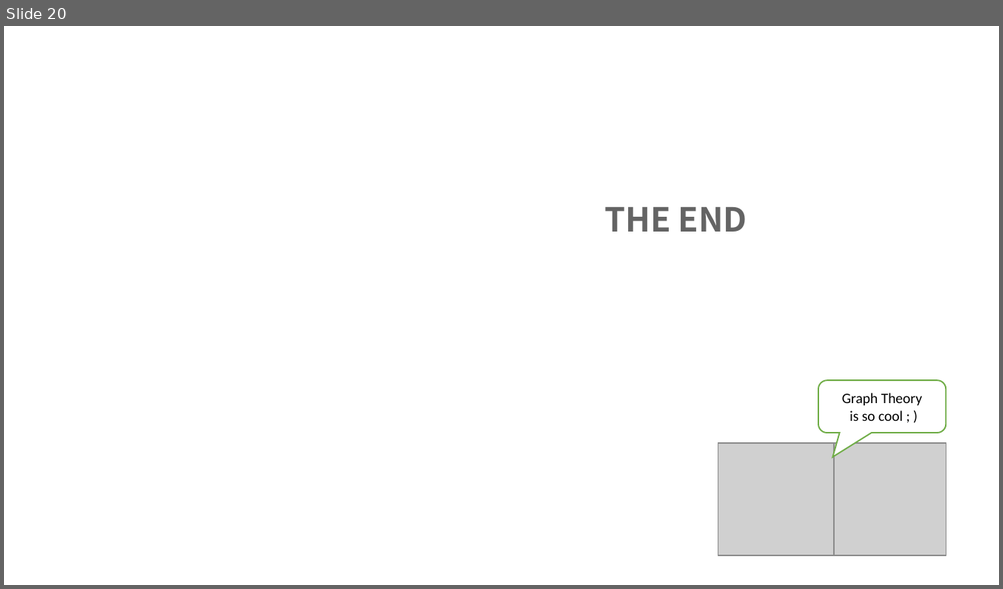
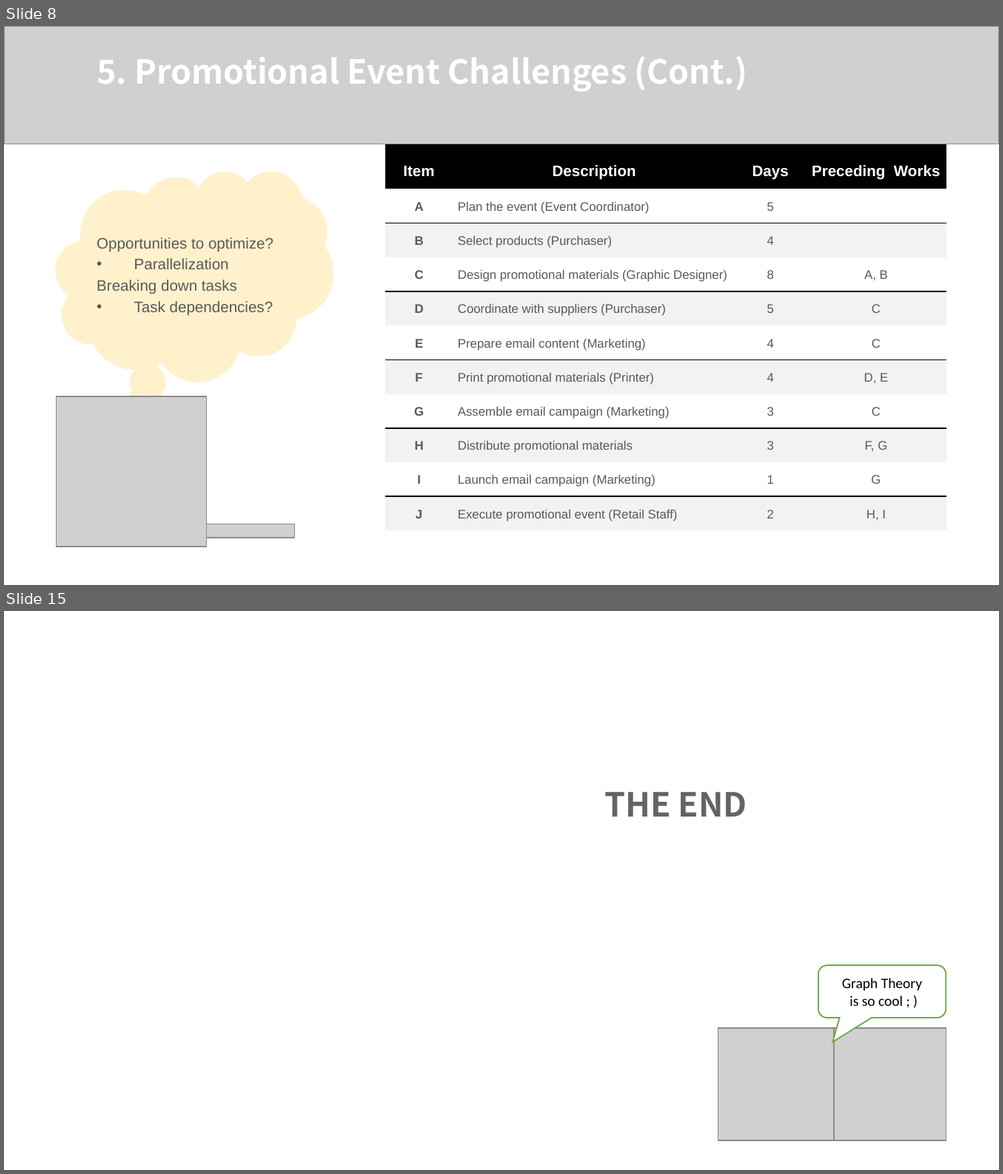
Before and after one commit to z-q-ying/CS-5002-Project, a slide deck: CS_5002_FinalProject_Slides_QiuyingZhou_ZhiweiZhou.pptx. Shown one above the other, each under a label of ours: slide 20 before the commit, slides 8 and 15 after it; the slides between them are not shown. The pictures are 1003x589 and 1003x1174 pixels, drawn with LibreOffice and Linux fonts; fonts in the diff are those of the drawing; grey boxes stand for pictures; background and template pictures are left out. Boxes give left, top, right and bottom in pixels: in the first picture for what was removed or moved away, otherwise in the second. Text is boxed around its words. In the diff, an @@ line names an element or a change of style, - is before the commit and + after.

```diff
--- a/CS_5002_FinalProject_Slides_QiuyingZhou_ZhiweiZhou.pptx
+++ b/CS_5002_FinalProject_Slides_QiuyingZhou_ZhiweiZhou.pptx
@@ slide 8 added at box(4, 26, 999, 585), background #FFFFFF @@
@@ picture added at box(4, 26, 999, 144) @@
@@ text added at box(96, 56, 747, 92), 24 pt, text #FFFFFF, bold @@
+5. Promotional Event Challenges (Cont.)
@@ table added at box(385, 144, 947, 531), 11 rows, 4 columns @@
+Item | Description | Days | Preceding Works
+A | Plan the event (Event Coordinator) | 5 | 
+B | Select products (Purchaser) | 4 | 
+C | Design promotional materials (Graphic Designer) | 8 | A, B
+D | Coordinate with suppliers (Purchaser) | 5 | C
+E | Prepare email content (Marketing) | 4 | C
+F | Print promotional materials (Printer) | 4 | D, E
+G | Assemble email campaign (Marketing) | 3 | C
+H | Distribute promotional materials | 3 | F, G
+I | Launch email campaign (Marketing) | 1 | G
+J | Execute promotional event (Retail Staff) | 2 | H, I
@@ thought cloud added at box(57, 171, 333, 381), fill #FEF1CC, outline #FEF1CC 1 pt @@
@@ text added at box(96, 238, 273, 316), 11 pt, text #595959 @@
+Opportunities to optimize?
+• Parallelization
+Breaking down tasks
+• Task dependencies?
@@ picture added at box(57, 397, 207, 547) @@
@@ picture added at box(65, 524, 294, 538) @@
@@ what was slide 20 is now slide 15 @@
```
Also in this commit, not shown: 9 slides changed, 2 other slides added, 8 slides removed, 1 other file.
